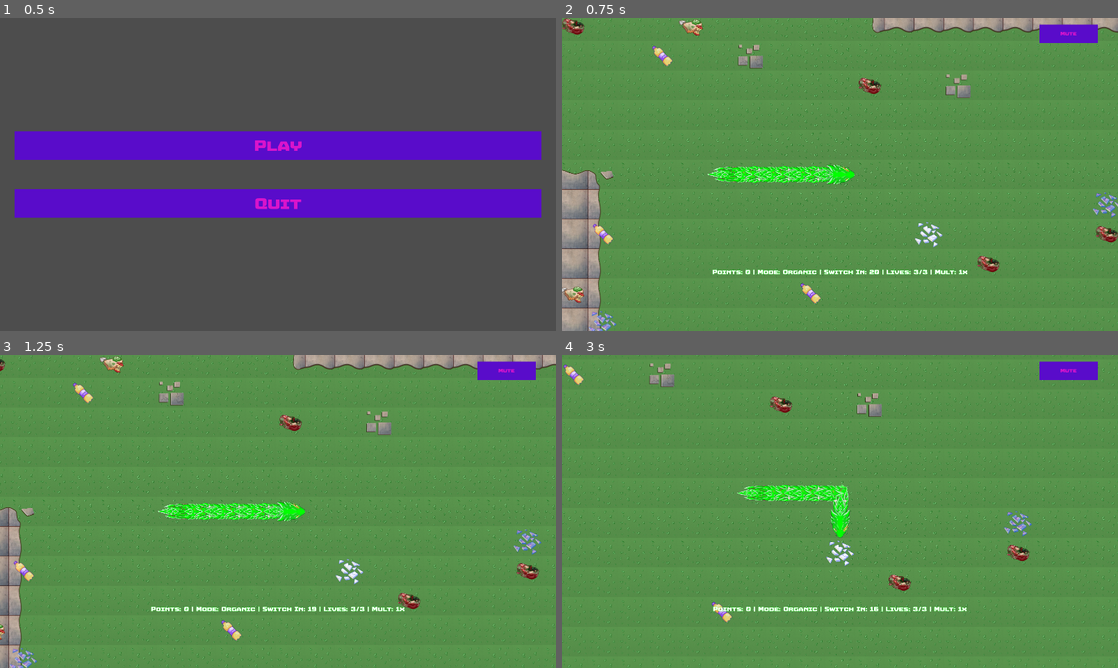
Above: before the commit, frames 1-4 (two rows, left to right).
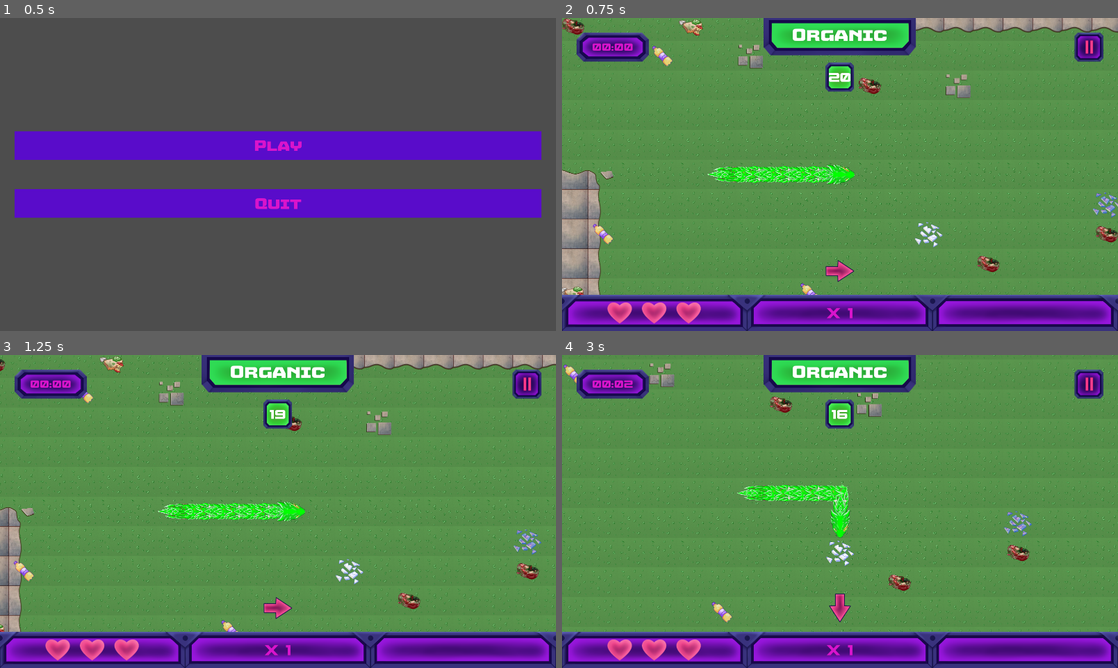
Above: after the commit, the same moments.

Repository: istamarahsan/s3rpent
Game: Godot game, scene res://root.tscn
The game is run twice, just before and just after one commit, with the same random seed, the same clock (stepped at 60 frames per second) and the same inputs.
Inputs (mouse positions are in pixels of both pictures, inside the frame that each line leads up to):
- Up to frame 1 (0.5 s): no input
- Up to frame 2 (0.75 s): click "Play" at 0.5 s
- Up to frame 3 (1.25 s): no input
- Up to frame 4 (3 s): click (1090, 383) at 1.27 s; tap Enter (ui_accept) at 2, 2.27 s; hold Right (ui_right) 2.03-2.78 s; hold Down (ui_down) from 2.78 s (still down)

Frame 1 is identical in both runs. In frame 2, 18% of the frame differs, in the area x 0-100%, y 0-100%; in frame 3, 18%; in frame 4, 18%.

Commit message:
HUD

Diff:
--- a/cybersnake/cybersnake_game.gd
+++ b/cybersnake/cybersnake_game.gd
@@ -163,6 +163,7 @@
 
 	if lives_left <= 0:
 		is_game_over = true
+		flags.append("gameover")
 
 func _parse_rotate(vector: Vector2i, rotate_direction: TurnDirection) -> Vector2i:
 	return Vector2i(vector.y, vector.x * -1) if rotate_direction == TurnDirection.Left else Vector2i(vector.y * -1, vector.x)
--- a/game.gd
+++ b/game.gd
@@ -6,6 +6,12 @@
 	Up,
 	Left,
 	Down
+}
+
+enum State {
+	Playing,
+	Paused,
+	Stopped
 }
 
 var input_lookup = {
@@ -34,9 +40,19 @@
 var state_hooks: Array[StateHook] = []
 var scheduler_hooks: Array[SchedulerHook] = []
 var is_action_cooldown: bool = false
+var game_time_elapsed: float = 0
+var state: State
 
 func _ready():
+	state = State.Playing
 	_connect_hooks(inner_game)
+
+func _process(delta):
+	match state:
+		State.Playing:
+			game_time_elapsed += delta
+			for hook in scheduler_hooks:
+				hook._time_elapsed = game_time_elapsed
 
 func _input(event):
 	if event.is_action_pressed("ui_accept"):
@@ -91,6 +107,7 @@
 
 func _on_demo_ui_request_replay():
 	_recreate_game()
+	state = State.Playing
 
 func _on_turn_input_up_pressed():
 	_handle_direction_input(InputDirection.Up)
@@ -104,3 +121,6 @@
 func _on_state_hook_updated():
 	if "moved" in $StateHook.handle.flags:
 		$Timer.start()
+	if "gameover" in $StateHook.handle.flags:
+		$Timer.stop()
+		state = State.Stopped
--- /dev/null
+++ b/game.tscn
@@ -0,0 +1,50 @@
+[gd_scene load_steps=9 format=3 uid="uid://cpr6dn54l3e84"]
+
+[ext_resource type="Script" path="res://game.gd" id="1_54xge"]
+[ext_resource type="Script" path="res://cybersnake/cybersnake_game.gd" id="2_8n276"]
+[ext_resource type="Resource" uid="uid://ghli43cetrrd" path="res://cybersnake/default_game_conf.tres" id="3_1honf"]
+[ext_resource type="PackedScene" uid="uid://0i6pfyt0gmrw" path="res://presentation/presentation.tscn" id="4_76qfm"]
+[ext_resource type="Script" path="res://time_accelerator.gd" id="5_ll0uj"]
+[ext_resource type="Script" path="res://input/turn_input.gd" id="6_pok0c"]
+[ext_resource type="PackedScene" uid="uid://cawdem5fi3mwr" path="res://presentation/hud/hud.tscn" id="8_0l0tr"]
+[ext_resource type="Script" path="res://hooks/state_hook.gd" id="8_6j6d0"]
+
+[node name="DemoGame" type="Node2D"]
+script = ExtResource("1_54xge")
+
+[node name="CybersnakeGame" type="Node" parent="."]
+script = ExtResource("2_8n276")
+config = ExtResource("3_1honf")
+
+[node name="Presentation" parent="." instance=ExtResource("4_76qfm")]
+
+[node name="Timer" type="Timer" parent="."]
+wait_time = 0.5
+one_shot = true
+autostart = true
+
+[node name="TimeAccelerator" type="Node" parent="." node_paths=PackedStringArray("timer")]
+script = ExtResource("5_ll0uj")
+timer = NodePath("../Timer")
+base_pace = 0.5
+
+[node name="TurnInput" type="Node" parent="."]
+script = ExtResource("6_pok0c")
+
+[node name="DebugControls" type="Node" parent="."]
+
+[node name="HUDLayer" type="CanvasLayer" parent="."]
+
+[node name="Hud" parent="HUDLayer" instance=ExtResource("8_0l0tr")]
+
+[node name="StateHook" type="Node" parent="."]
+script = ExtResource("8_6j6d0")
+
+[connection signal="timeout" from="Timer" to="." method="_on_timer_timeout"]
+[connection signal="initialized" from="TimeAccelerator" to="TimeAccelerator" method="_on_initialized"]
+[connection signal="updated" from="TimeAccelerator" to="TimeAccelerator" method="_on_updated"]
+[connection signal="down_pressed" from="TurnInput" to="." method="_on_turn_input_down_pressed"]
+[connection signal="left_pressed" from="TurnInput" to="." method="_on_turn_input_left_pressed"]
+[connection signal="right_pressed" from="TurnInput" to="." method="_on_turn_input_right_pressed"]
+[connection signal="up_pressed" from="TurnInput" to="." method="_on_turn_input_up_pressed"]
+[connection signal="updated" from="StateHook" to="." method="_on_state_hook_updated"]
--- a/hooks/scheduler_hook.gd
+++ b/hooks/scheduler_hook.gd
@@ -2,9 +2,13 @@
 class_name SchedulerHook
 
 var _game_timer: Timer
+var _time_elapsed: float = 0
 
 func tick_time() -> float:
 	return _game_timer.wait_time
 
 func time_to_next_tick() -> float:
 	return _game_timer.time_left if _game_timer != null and not _game_timer.is_stopped() else 0
+
+func time_elapsed() -> float:
+	return _time_elapsed
--- /dev/null
+++ b/presentation/hud/heart.tscn
@@ -0,0 +1,8 @@
+[gd_scene load_steps=2 format=3 uid="uid://m3pv7pcdoa1y"]
+
+[ext_resource type="Texture2D" uid="uid://ckdf6qjct3wuf" path="res://assets/hud/life.png" id="1_t8mft"]
+
+[node name="Heart" type="TextureRect"]
+texture = ExtResource("1_t8mft")
+expand_mode = 2
+stretch_mode = 4
--- /dev/null
+++ b/presentation/hud/hud.gd
@@ -0,0 +1,98 @@
+extends Control
+
+signal toggle_pause
+
+@export var plastic_set: HudSet
+@export var organic_set: HudSet
+@export var paper_set: HudSet
+
+@onready var time_label: Label = get_node("%TimeLabel") as Label
+@onready var category_bg: TextureRect = get_node("%CategoryBg") as TextureRect
+@onready var category_label: Label = get_node("%CategoryLabel") as Label
+@onready var counter_bg: TextureRect = get_node("%CounterBg") as TextureRect
+@onready var counter_label: Label = get_node("%CounterLabel") as Label
+@onready var pause_button: TextureButton = get_node("%PauseButton") as TextureButton
+@onready var hearts_container: HBoxContainer = get_node("%HeartsContainer") as HBoxContainer
+@onready var multiplier_label: Label = get_node("%MultiplierLabel") as Label
+@onready var direction_arrow: TextureRect = get_node("%DirectionArrow") as TextureRect
+@onready var state_hook: StateHook = $StateHook as StateHook
+@onready var scheduler_hook: SchedulerHook = $SchedulerHook as SchedulerHook
+@onready var hearts: Array[Control] = [
+	get_node("%Heart1") as Control,
+	get_node("%Heart2") as Control,
+	get_node("%Heart3") as Control
+]
+
+func _ready():
+	pause_button.button_up.connect(func(): toggle_pause.emit())
+
+func _process(delta):
+	time_label.text = _format_time(scheduler_hook.time_elapsed())
+
+func _on_state_hook_initialized():
+	_update_hearts()
+	_to_set(_match_polarity(state_hook.handle.snake_mode))
+	category_label.text = _match_polarity_str(state_hook.handle.snake_mode)
+	counter_label.text = str(state_hook.handle.ticks_to_snake_mode_transition)
+	multiplier_label.text = "X " + str(state_hook.handle.active_point_multiplier)
+	direction_arrow.rotation = deg_to_rad(_match_heading(state_hook.handle.snake_heading))
+
+func _on_state_hook_updated():
+	_update_hearts()
+	if "transition" in state_hook.handle.flags:
+		_to_set(_match_polarity(state_hook.handle.snake_mode))
+	category_label.text = _match_polarity_str(state_hook.handle.snake_mode)
+	counter_label.text = str(state_hook.handle.ticks_to_snake_mode_transition)
+	multiplier_label.text = "X " + str(state_hook.handle.active_point_multiplier)
+	direction_arrow.rotation = deg_to_rad(_match_heading(state_hook.handle.snake_heading))
+
+func _match_polarity_str(value: CybersnakeGame.Polarity) -> String:
+	match value:
+		CybersnakeGame.Polarity.Organic:
+			return "Organic"
+		CybersnakeGame.Polarity.Paper:
+			return "Glass"
+		CybersnakeGame.Polarity.Plastic:
+			return "Plastic"
+		_:
+			return ""
+
+func _match_polarity(polarity: CybersnakeGame.Polarity) -> HudSet:
+	match polarity:
+		CybersnakeGame.Polarity.Organic:
+			return organic_set
+		CybersnakeGame.Polarity.Paper:
+			return paper_set
+		CybersnakeGame.Polarity.Plastic:
+			return plastic_set
+		_:
+			return null
+
+func _to_set(set: HudSet):
+	category_bg.texture = set.category_bg
+	counter_bg.texture = set.counter_bg
+
+func _format_time(seconds: float) -> String:
+	var minutes_component = int(seconds) / 60
+	var seconds_component = int(seconds) % 60
+
+	return str(minutes_component).pad_zeros(2) + ":" + str(seconds_component).pad_zeros(2)
+
+func _update_hearts():
+	for heart in hearts:
+		heart.visible = false
+	for i in range(min(state_hook.handle.lives_left, 3)):
+		hearts[i].visible = true
+
+func _match_heading(heading: Vector2i) -> float:
+	match heading:
+		Vector2i.UP:
+			return 90
+		Vector2i.RIGHT:
+			return 180
+		Vector2i.DOWN:
+			return 270
+		Vector2i.LEFT:
+			return 0
+		_:
+			return 0
--- /dev/null
+++ b/presentation/hud/hud.tscn
@@ -0,0 +1,273 @@
+[gd_scene load_steps=16 format=3 uid="uid://cawdem5fi3mwr"]
+
+[ext_resource type="Script" path="res://presentation/hud/hud.gd" id="1_eel46"]
+[ext_resource type="Texture2D" uid="uid://7d1sjum8axs" path="res://assets/hud/direction.png" id="1_rup7t"]
+[ext_resource type="Texture2D" uid="uid://bc4m2fh8xmsqw" path="res://assets/hud/bottom bar.png" id="1_wdiwk"]
+[ext_resource type="Resource" uid="uid://1peq4r7pyttt" path="res://presentation/hud/plastic.tres" id="3_d1v1e"]
+[ext_resource type="Texture2D" uid="uid://rfcgotmjmdov" path="res://assets/hud/timer.png" id="3_fx6ns"]
+[ext_resource type="Resource" uid="uid://bh770fqi3bo55" path="res://presentation/hud/organic.tres" id="4_j7s7m"]
+[ext_resource type="Texture2D" uid="uid://cl7u2kxg2i4hx" path="res://assets/hud/trash category/trash category (plastic) no text.png" id="4_wpyvj"]
+[ext_resource type="Resource" uid="uid://4w4x6ndefd2" path="res://presentation/hud/paper.tres" id="5_aud8h"]
+[ext_resource type="Theme" uid="uid://cj754d21e4sd0" path="res://themes/s3rpent.tres" id="5_dber5"]
+[ext_resource type="FontFile" uid="uid://bck4vn8cx20wc" path="res://assets/fonts/Sagu Exora.ttf" id="5_ejmph"]
+[ext_resource type="Texture2D" uid="uid://rwwhwnuasmjr" path="res://assets/hud/trash category/countdown plastic.png" id="5_xk41w"]
+[ext_resource type="Texture2D" uid="uid://daruim7m32pfi" path="res://assets/hud/pause.png" id="7_dvgmn"]
+[ext_resource type="Script" path="res://hooks/state_hook.gd" id="11_jukjf"]
+[ext_resource type="Script" path="res://hooks/scheduler_hook.gd" id="12_nqxuo"]
+[ext_resource type="PackedScene" uid="uid://m3pv7pcdoa1y" path="res://presentation/hud/heart.tscn" id="13_d2dr5"]
+
+[node name="Hud" type="Control"]
+layout_mode = 3
+anchors_preset = 15
+anchor_right = 1.0
+anchor_bottom = 1.0
+grow_horizontal = 2
+grow_vertical = 2
+theme = ExtResource("5_dber5")
+script = ExtResource("1_eel46")
+plastic_set = ExtResource("3_d1v1e")
+organic_set = ExtResource("4_j7s7m")
+paper_set = ExtResource("5_aud8h")
+
+[node name="Top" type="Control" parent="."]
+layout_mode = 1
+anchors_preset = 10
+anchor_right = 1.0
+offset_bottom = 417.0
+grow_horizontal = 2
+
+[node name="HBoxContainer" type="HBoxContainer" parent="Top"]
+layout_mode = 1
+anchors_preset = 15
+anchor_right = 1.0
+anchor_bottom = 1.0
+grow_horizontal = 2
+grow_vertical = 2
+alignment = 1
+
+[node name="MarginContainer" type="MarginContainer" parent="Top/HBoxContainer"]
+layout_mode = 2
+size_flags_horizontal = 3
+size_flags_vertical = 3
+theme_override_constants/margin_left = 50
+theme_override_constants/margin_top = 50
+
+[node name="Control3" type="Control" parent="Top/HBoxContainer/MarginContainer"]
+layout_mode = 2
+size_flags_horizontal = 3
+
+[node name="NinePatchRect" type="NinePatchRect" parent="Top/HBoxContainer/MarginContainer/Control3"]
+custom_minimum_size = Vector2(250, 100)
+layout_mode = 1
+offset_right = 250.0
+offset_bottom = 100.0
+size_flags_horizontal = 3
+texture = ExtResource("3_fx6ns")
+region_rect = Rect2(0, 0, 250, 100)
+patch_margin_left = 42
+patch_margin_top = 33
+patch_margin_right = 42
+patch_margin_bottom = 33
+
+[node name="TimeLabel" type="Label" parent="Top/HBoxContainer/MarginContainer/Control3/NinePatchRect"]
+unique_name_in_owner = true
+layout_mode = 1
+anchors_preset = 15
+anchor_right = 1.0
+anchor_bottom = 1.0
+grow_horizontal = 2
+grow_vertical = 2
+theme = ExtResource("5_dber5")
+theme_type_variation = &"HeaderLarge"
+theme_override_font_sizes/font_size = 40
+text = "00:01"
+horizontal_alignment = 1
+vertical_alignment = 1
+
+[node name="Control" type="VBoxContainer" parent="Top/HBoxContainer"]
+layout_mode = 2
+size_flags_horizontal = 3
+theme_override_constants/separation = 25
+
+[node name="CategoryBg" type="TextureRect" parent="Top/HBoxContainer/Control"]
+unique_name_in_owner = true
+layout_mode = 2
+texture = ExtResource("4_wpyvj")
+stretch_mode = 3
+
+[node name="CategoryLabel" type="Label" parent="Top/HBoxContainer/Control/CategoryBg"]
+unique_name_in_owner = true
+layout_mode = 1
+anchors_preset = 15
+anchor_right = 1.0
+anchor_bottom = 1.0
+offset_bottom = -13.0
+grow_horizontal = 2
+grow_vertical = 2
+theme = ExtResource("5_dber5")
+theme_type_variation = &"HeaderLabel"
+theme_override_colors/font_color = Color(1, 1, 1, 1)
+theme_override_fonts/font = ExtResource("5_ejmph")
+theme_override_font_sizes/font_size = 56
+text = "PLASTIC"
+horizontal_alignment = 1
+vertical_alignment = 1
+
+[node name="CenterContainer" type="CenterContainer" parent="Top/HBoxContainer/Control"]
+layout_mode = 2
+
+[node name="CounterBg" type="TextureRect" parent="Top/HBoxContainer/Control/CenterContainer"]
+unique_name_in_owner = true
+layout_mode = 2
+texture = ExtResource("5_xk41w")
+stretch_mode = 3
+
+[node name="CounterLabel" type="Label" parent="Top/HBoxContainer/Control/CenterContainer/CounterBg"]
+unique_name_in_owner = true
+layout_mode = 1
+anchors_preset = 15
+anchor_right = 1.0
+anchor_bottom = 1.0
+grow_horizontal = 2
+grow_vertical = 2
+theme_override_colors/font_color = Color(1, 1, 1, 1)
+theme_override_font_sizes/font_size = 48
+text = "4"
+horizontal_alignment = 1
+vertical_alignment = 1
+
+[node name="PauseContainer" type="MarginContainer" parent="Top/HBoxContainer"]
+layout_mode = 2
+size_flags_horizontal = 3
+theme_override_constants/margin_top = 50
+theme_override_constants/margin_right = 50
+
+[node name="Control" type="Control" parent="Top/HBoxContainer/PauseContainer"]
+layout_mode = 2
+
+[node name="PauseButton" type="TextureButton" parent="Top/HBoxContainer/PauseContainer/Control"]
+unique_name_in_owner = true
+custom_minimum_size = Vector2(100, 100)
+layout_mode = 1
+anchors_preset = 1
+anchor_left = 1.0
+anchor_right = 1.0
+offset_left = -100.0
+offset_bottom = 100.0
+grow_horizontal = 0
+toggle_mode = true
+texture_normal = ExtResource("7_dvgmn")
+texture_pressed = ExtResource("7_dvgmn")
+texture_hover = ExtResource("7_dvgmn")
+texture_disabled = ExtResource("7_dvgmn")
+texture_focused = ExtResource("7_dvgmn")
+stretch_mode = 3
+
+[node name="Bottom" type="Control" parent="."]
+layout_mode = 1
+anchors_preset = 12
+anchor_top = 1.0
+anchor_right = 1.0
+anchor_bottom = 1.0
+offset_top = -161.0
+grow_horizontal = 2
+grow_vertical = 0
+
+[node name="HBoxContainer" type="VBoxContainer" parent="Bottom"]
+layout_mode = 1
+anchors_preset = 15
+anchor_right = 1.0
+anchor_bottom = 1.0
+offset_top = -108.0
+grow_horizontal = 2
+grow_vertical = 2
+theme_override_constants/separation = 20
+alignment = 2
+
+[node name="Container" type="Control" parent="Bottom/HBoxContainer"]
+layout_mode = 2
+size_flags_vertical = 3
+
+[node name="DirectionArrow" type="TextureRect" parent="Bottom/HBoxContainer/Container"]
+unique_name_in_owner = true
+layout_mode = 1
+anchors_preset = 8
+anchor_left = 0.5
+anchor_top = 0.5
+anchor_right = 0.5
+anchor_bottom = 0.5
+offset_left = -31.0
+offset_right = 31.0
+grow_horizontal = 2
+grow_vertical = 2
+pivot_offset = Vector2(31, 0)
+size_flags_vertical = 3
+texture = ExtResource("1_rup7t")
+expand_mode = 2
+stretch_mode = 3
+
+[node name="TextureRect" type="TextureRect" parent="Bottom/HBoxContainer"]
+layout_mode = 2
+size_flags_vertical = 3
+texture = ExtResource("1_wdiwk")
+expand_mode = 2
+stretch_mode = 2
+
+[node name="HBoxContainer" type="HBoxContainer" parent="Bottom/HBoxContainer/TextureRect"]
+layout_mode = 1
+anchors_preset = 15
+anchor_right = 1.0
+anchor_bottom = 1.0
+grow_horizontal = 2
+grow_vertical = 2
+alignment = 1
+
+[node name="MarginContainer" type="MarginContainer" parent="Bottom/HBoxContainer/TextureRect/HBoxContainer"]
+layout_mode = 2
+size_flags_horizontal = 3
+theme_override_constants/margin_left = 5
+theme_override_constants/margin_top = 5
+theme_override_constants/margin_right = 5
+theme_override_constants/margin_bottom = 5
+
+[node name="HeartsContainer" type="HBoxContainer" parent="Bottom/HBoxContainer/TextureRect/HBoxContainer/MarginContainer"]
+unique_name_in_owner = true
+layout_mode = 2
+size_flags_horizontal = 3
+alignment = 1
+
+[node name="Heart1" parent="Bottom/HBoxContainer/TextureRect/HBoxContainer/MarginContainer/HeartsContainer" instance=ExtResource("13_d2dr5")]
+unique_name_in_owner = true
+layout_mode = 2
+
+[node name="Heart2" parent="Bottom/HBoxContainer/TextureRect/HBoxContainer/MarginContainer/HeartsContainer" instance=ExtResource("13_d2dr5")]
+unique_name_in_owner = true
+layout_mode = 2
+
+[node name="Heart3" parent="Bottom/HBoxContainer/TextureRect/HBoxContainer/MarginContainer/HeartsContainer" instance=ExtResource("13_d2dr5")]
+unique_name_in_owner = true
+layout_mode = 2
+
+[node name="MultiplierLabel" type="Label" parent="Bottom/HBoxContainer/TextureRect/HBoxContainer"]
+unique_name_in_owner = true
+layout_mode = 2
+size_flags_horizontal = 3
+size_flags_vertical = 5
+theme_override_font_sizes/font_size = 56
+text = "X 2.2"
+horizontal_alignment = 1
+vertical_alignment = 1
+
+[node name="Filler" type="Label" parent="Bottom/HBoxContainer/TextureRect/HBoxContainer"]
+layout_mode = 2
+size_flags_horizontal = 3
+size_flags_vertical = 5
+
+[node name="StateHook" type="Node" parent="."]
+script = ExtResource("11_jukjf")
+
+[node name="SchedulerHook" type="Node" parent="."]
+script = ExtResource("12_nqxuo")
+
+[connection signal="initialized" from="StateHook" to="." method="_on_state_hook_initialized"]
+[connection signal="updated" from="StateHook" to="." method="_on_state_hook_updated"]
--- /dev/null
+++ b/presentation/hud/hud_set.gd
@@ -0,0 +1,5 @@
+extends Resource
+class_name HudSet
+
+@export var category_bg: Texture2D
+@export var counter_bg: Texture2D
--- /dev/null
+++ b/presentation/hud/organic.tres
@@ -0,0 +1,10 @@
+[gd_resource type="Resource" script_class="HudSet" load_steps=4 format=3 uid="uid://bh770fqi3bo55"]
+
+[ext_resource type="Texture2D" uid="uid://cd41rnbj2h47g" path="res://assets/hud/trash category/trash category (organic) no text.png" id="1_2ha5s"]
+[ext_resource type="Texture2D" uid="uid://buf3xxo1g0hek" path="res://assets/hud/trash category/countdown organic.png" id="2_xanpe"]
+[ext_resource type="Script" path="res://presentation/hud/hud_set.gd" id="3_cg5qc"]
+
+[resource]
+script = ExtResource("3_cg5qc")
+category_bg = ExtResource("1_2ha5s")
+counter_bg = ExtResource("2_xanpe")
--- /dev/null
+++ b/presentation/hud/paper.tres
@@ -0,0 +1,10 @@
+[gd_resource type="Resource" script_class="HudSet" load_steps=4 format=3 uid="uid://4w4x6ndefd2"]
+
+[ext_resource type="Texture2D" uid="uid://7yghc3o3ybx1" path="res://assets/hud/trash category/trash category (glass) no text.png" id="1_7vlpa"]
+[ext_resource type="Texture2D" uid="uid://m77pm0g05v7o" path="res://assets/hud/trash category/countdown glass.png" id="2_66pmt"]
+[ext_resource type="Script" path="res://presentation/hud/hud_set.gd" id="3_y2tx7"]
+
+[resource]
+script = ExtResource("3_y2tx7")
+category_bg = ExtResource("1_7vlpa")
+counter_bg = ExtResource("2_66pmt")
--- /dev/null
+++ b/presentation/hud/plastic.tres
@@ -0,0 +1,10 @@
+[gd_resource type="Resource" script_class="HudSet" load_steps=4 format=3 uid="uid://1peq4r7pyttt"]
+
+[ext_resource type="Texture2D" uid="uid://cl7u2kxg2i4hx" path="res://assets/hud/trash category/trash category (plastic) no text.png" id="1_1l43y"]
+[ext_resource type="Texture2D" uid="uid://rwwhwnuasmjr" path="res://assets/hud/trash category/countdown plastic.png" id="2_3x7qd"]
+[ext_resource type="Script" path="res://presentation/hud/hud_set.gd" id="3_38p28"]
+
+[resource]
+script = ExtResource("3_38p28")
+category_bg = ExtResource("1_1l43y")
+counter_bg = ExtResource("2_3x7qd")
--- a/project.godot
+++ b/project.godot
@@ -26,6 +26,7 @@
 
 window/size/viewport_width=1920
 window/size/viewport_height=1080
+window/size/mode=3
 window/stretch/mode="viewport"
 window/stretch/aspect="ignore"
 
--- a/root.tscn
+++ b/root.tscn
@@ -1,13 +1,13 @@
 [gd_scene load_steps=5 format=3 uid="uid://dqgeam5fis708"]
 
 [ext_resource type="Script" path="res://root.gd" id="1_6g5tq"]
-[ext_resource type="PackedScene" uid="uid://bsyvvvj3wncfy" path="res://demo_game.tscn" id="2_0u2be"]
+[ext_resource type="PackedScene" uid="uid://cpr6dn54l3e84" path="res://game.tscn" id="2_yrfu4"]
 [ext_resource type="PackedScene" uid="uid://ckqdjktrqbuey" path="res://main-menu/main_menu.tscn" id="3_fg417"]
 [ext_resource type="PackedScene" uid="uid://d08rytbwpumya" path="res://splash/splash_screen.tscn" id="4_lsg2w"]
 
 [node name="Root" type="Node"]
 script = ExtResource("1_6g5tq")
-game_scene = ExtResource("2_0u2be")
+game_scene = ExtResource("2_yrfu4")
 main_menu_scene = ExtResource("3_fg417")
 
 [node name="FullscreenUiRoot" type="Control" parent="."]
--- /dev/null
+++ b/themes/s3rpent.tres
@@ -0,0 +1,13 @@
+[gd_resource type="Theme" load_steps=3 format=3 uid="uid://cj754d21e4sd0"]
+
+[ext_resource type="FontFile" uid="uid://bck4vn8cx20wc" path="res://assets/fonts/Sagu Exora.ttf" id="1_2wygk"]
+[ext_resource type="FontFile" uid="uid://dpogoydi7t2cl" path="res://assets/fonts/spyagency3_2.ttf" id="1_h0ji3"]
+
+[resource]
+default_font = ExtResource("1_h0ji3")
+default_font_size = 16
+Label/colors/font_color = Color(0.85098, 0.0784314, 0.8, 1)
+Label/fonts/font = ExtResource("1_h0ji3")
+LabelHeader/base_type = &"Label"
+LabelHeader/font_sizes/font_size = 32
+LabelHeader/fonts/font = ExtResource("1_2wygk")
Binary file added: assets/hud/bottom bar.png
Not shown, added: assets/hud/bottom bar.png.import
Binary file added: assets/hud/direction.png
Not shown, added: assets/hud/direction.png.import
Binary file added: assets/hud/life.png
Not shown, added: assets/hud/life.png.import
Binary file added: assets/hud/pause.png
Not shown, added: assets/hud/pause.png.import
Binary file added: assets/hud/ref.png
Not shown, added: assets/hud/ref.png.import
Binary file added: assets/hud/timer.png
Not shown, added: assets/hud/timer.png.import
(and 21 more such lines)
